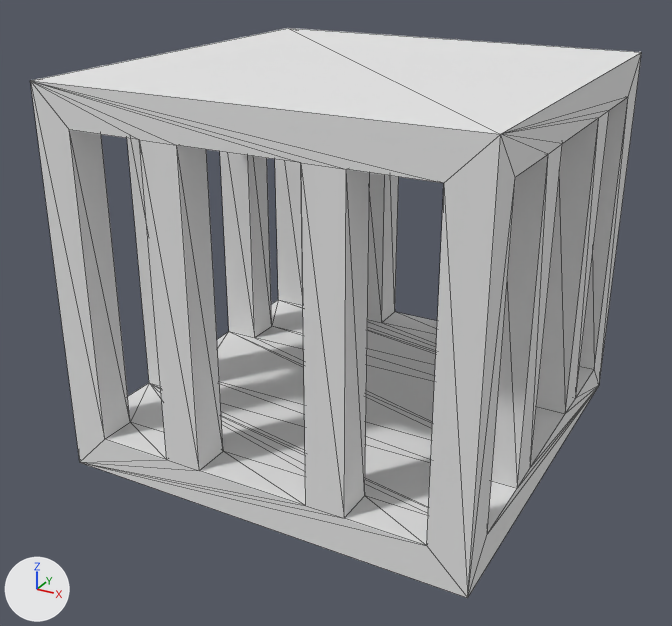
A saved change to the OBJ model Assets/Voxel/prision.obj.
Before and after are seen from a camera (50 mm lens) standing at (1.017, -2.124, 1.36) and looking at (-0.078, -0.133, 0.365). The lights are fixed; the arrows at lower left show +X, +Y and +Z. Mesh edges are drawn as thin lines. Where no turn or scale is listed for an object, it has been applied to the vertices. Vertices at the same position are counted once.

In view in the first picture: 'Untitled'.
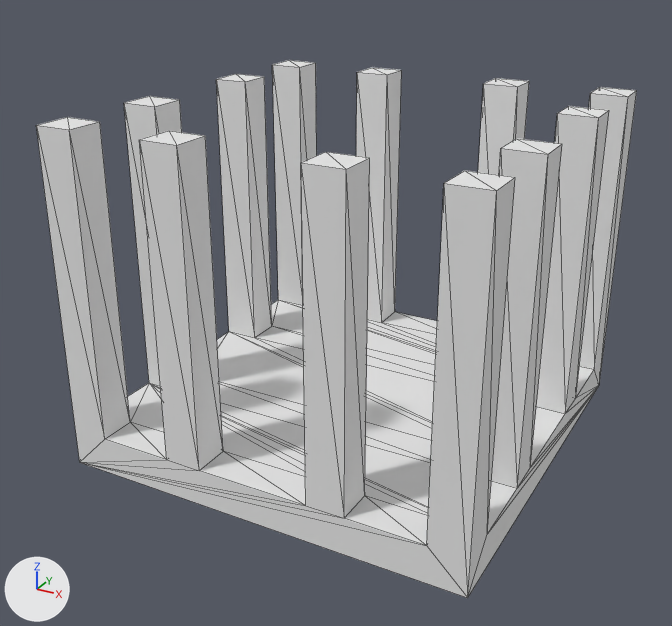
What differs and where, as boxes [x1, y1, x2, y2] in the pictures (672 x 626 px):
'Untitled', reshaped: before [30, 28, 642, 598]; after [36, 60, 637, 598]
part 1 of me_untitled, cut back: before [30, 28, 642, 595]; after [36, 60, 637, 595]

What the commit changed:
me_untitled is used by ob_untitled; location (0.0, 0.0, 0.0).
me_untitled had 96 vertices, 232 faces and spanned x -0.6..0.5, y -0.6..0.5, z 0.0..1.0.
me_untitled now has 96 vertices, 188 faces and spans x -0.6..0.5, y -0.6..0.5, z 0.0..0.9.
Part 1, on me_untitled:
3 vertices are removed from x -0.6..0.5, y -0.6..0.5, z 1.0.
78 faces are deleted.
1 vertex moves from x 0.5, y 0.5, z 1.0 to x 0.5, y 0.5, z 0.9.
3 vertices are added at (-0.6, -0.6, 0.9), (-0.6, 0.5, 0.9), (0.5, -0.6, 0.9).
34 new faces join them.
